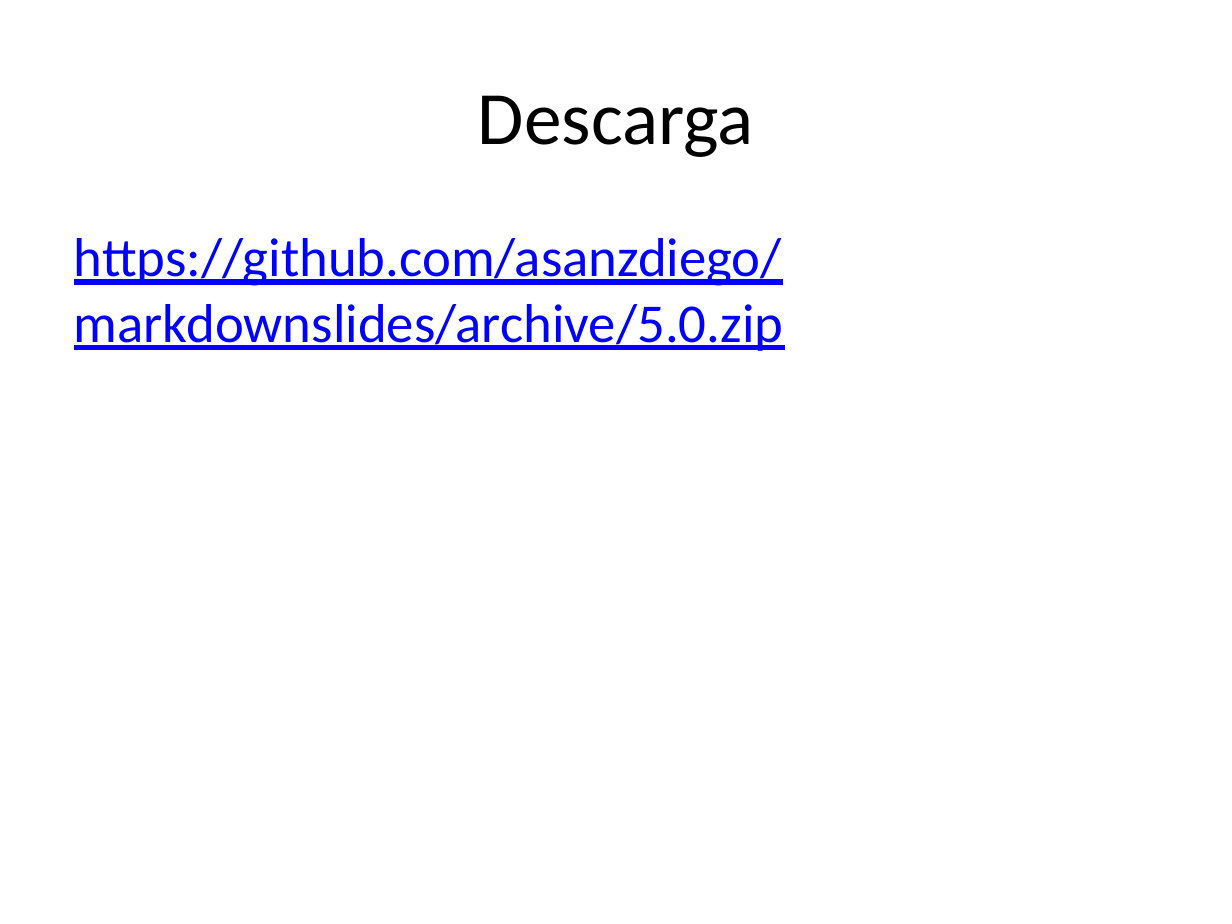
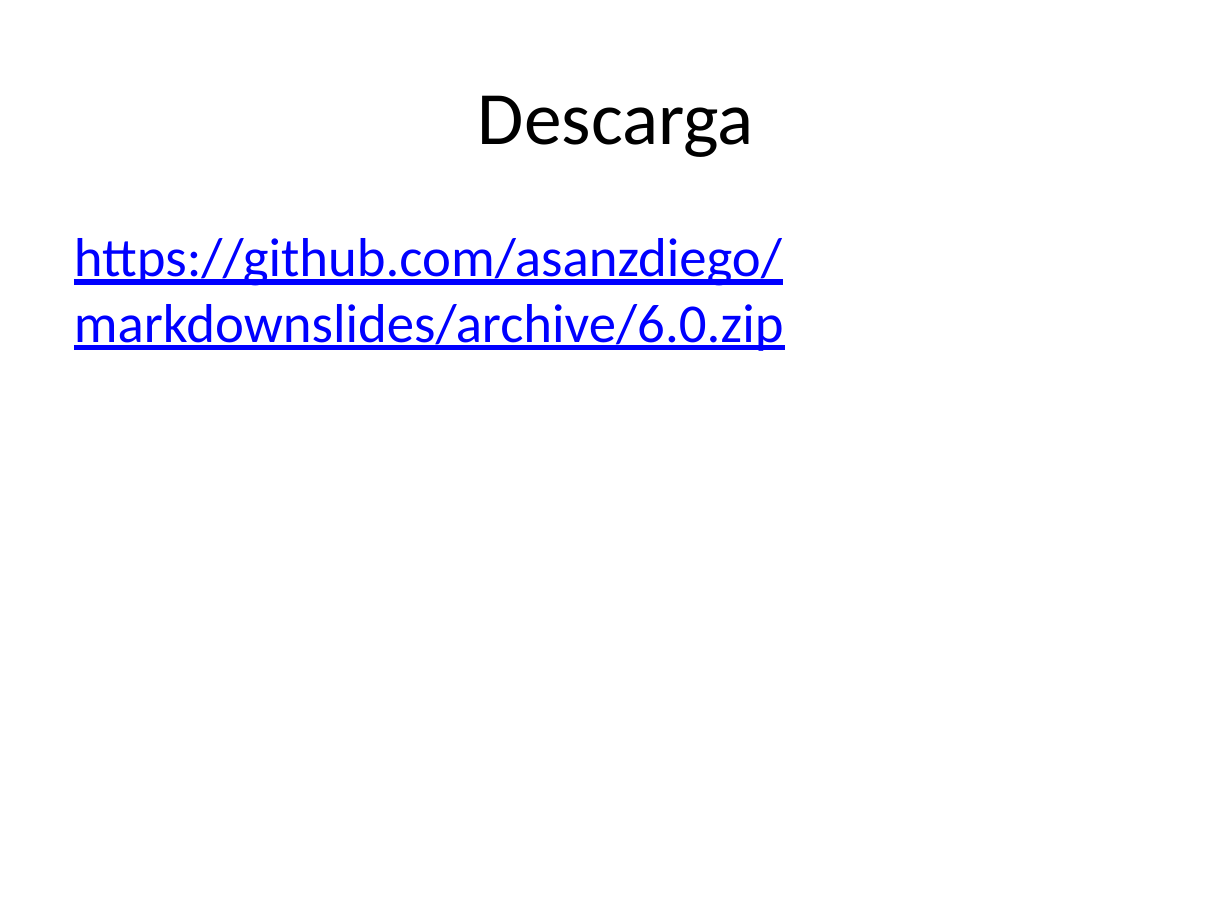
Before and after one commit to asanzdiego/markdownslides, a slide deck: slide 12 of doc/export/leeme-slides-plus.pptx. Drawn at 1232x924 pixels with LibreOffice and Linux fonts; fonts in the diff are those of the drawing. Boxes give left, top, right and bottom in pixels: in the first picture for what was removed or moved away, otherwise in the second. Text is boxed around its words. In the diff, an @@ line names an element or a change of style, - is before the commit and + after.

```diff
--- a/doc/export/leeme-slides-plus.pptx
+++ b/doc/export/leeme-slides-plus.pptx
@@ text at (74,238,784,351): text changed @@
-https://github.com/asanzdiego/markdownslides/archive/5.0.zip
+https://github.com/asanzdiego/markdownslides/archive/6.0.zip
```
Also in this commit, not shown: 28 other files.
